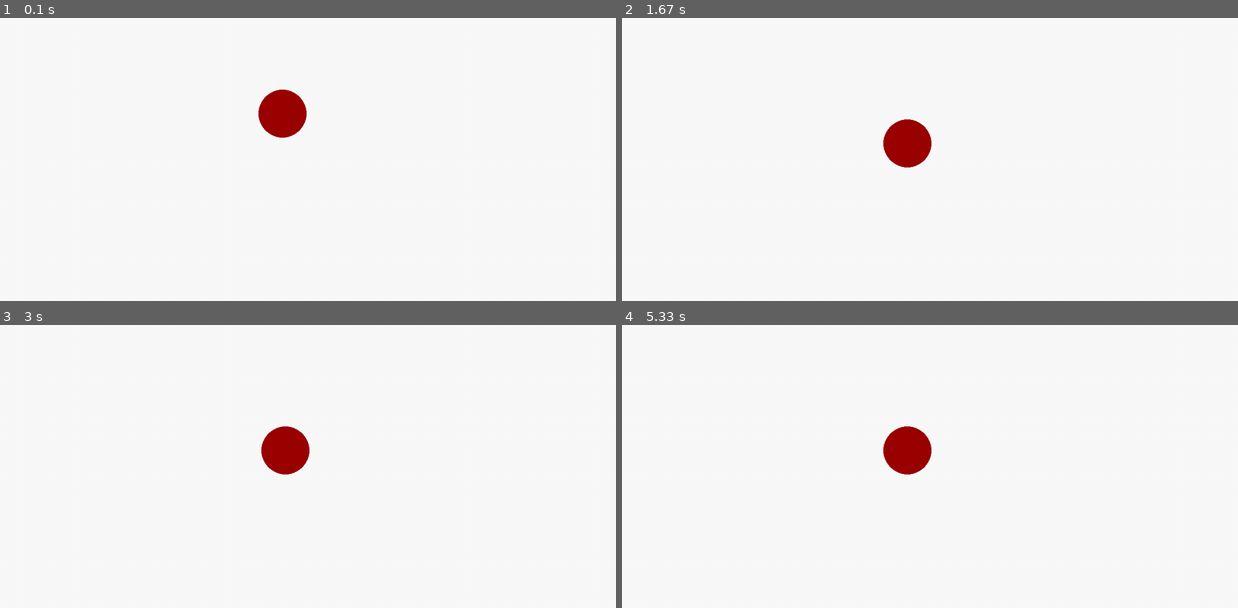
Above: before the commit, frames 1-4 (two rows, left to right).
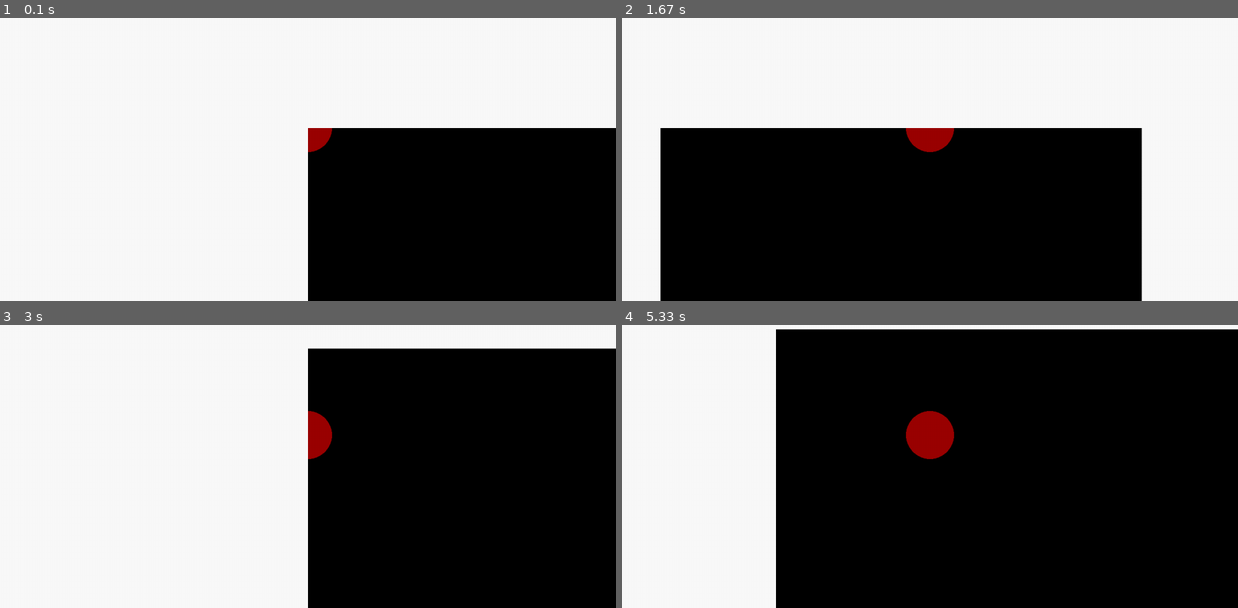
Above: after the commit, the same moments.

Repository: WarriorThirteen/compsci-project
Game: pygame game, started from resources/game.py
Same seed, same stepped clock (60 frames per second), same inputs: the game is played once before the commit and once after it.
Inputs (mouse positions are in pixels of both pictures, inside the frame that each line leads up to):
- Up to frame 1 (0.1 s): no input
- Up to frame 2 (1.67 s): hold D 0.33-0.8 s; move the mouse to (905, 142) at 0.37 s; hold W 0.83-1.13 s; hold D 1.17-1.63 s
- Up to frame 3 (3 s): hold A 1.67-2.2 s; hold S 2.23-2.53 s; hold A 2.57-2.97 s
- Up to frame 4 (5.33 s): hold W 3-3.37 s; hold D 3.4-4.03 s; hold S 4.07-4.43 s; hold A 4.47-4.93 s; hold D from 4.97 s (still down)

The runs differ from the first frame. In frame 1, 32% of the frame differs, in the area x 41-100%, y 25-100%; in frame 2, 48%; in frame 3, 47%; in frame 4, 74%, in the area x 25-100%, y 1-100%.

Commit message:
map with edges

Diff:
--- a/resources/game.py
+++ b/resources/game.py
@@ -3,83 +3,140 @@
 
 
 class cell:
-    def __init__(self, display, pos=(0, 0), colour=(0, 0, 0), starting_mass=50):
+    def __init__(self, world, world_xy, pos=(0, 0), colour=(0, 0, 0), starting_mass=50):
         self.pos = [pos[0], pos[1]]
         self.colour = colour
         self.mass = starting_mass
-        self.display_surface = display
+        self.radius = starting_mass
+        self.world_surface = world
+        self.world_geometry = world_xy
 
         self.speed = 10 # for testing - will be a function later
 
 
     def display(self):
-        pygame.draw.circle(self.display_surface, self.colour, self.pos, self.mass, self.mass)
+        pygame.draw.circle(self.world_surface, self.colour, self.pos, self.radius, self.radius)
 
 
 
 
 
 class player_cell(cell):
-    def __init__(self, *args):
+    def __init__(self, display_xy, *args):
         super().__init__(*args)
         self.d_x = 0
         self.d_y = 0
-        self.mouse_pos = self.pos
+        self.display_geometry = display_xy
+        # self.mouse_pos = self.pos
+        self.camera_pos = [self.pos[0] + (display_xy[0] // 2), self.pos[1] + (display_xy[1] // 2)]
 
 
     def update_direction(self):
-        # current issue is speed decreases with distance from mouse
-        self.mouse_pos = pygame.mouse.get_pos()
+
+        # self.mouse_pos = pygame.mouse.get_pos()
 
 
-        rel_x = self.mouse_pos[0] - self.pos[0]
-        rel_y = self.mouse_pos[1] - self.pos[1]
+        # rel_x = self.mouse_pos[0] - self.pos[0]
+        # rel_y = self.mouse_pos[1] - self.pos[1]
 
-        angle = math.atan2(rel_y, rel_x)
+        # angle = math.atan2(rel_y, rel_x)
 
-        self.d_x = self.speed * math.cos(angle)
-        self.d_y = self.speed * math.sin(angle)
+        # self.d_x = self.speed * math.cos(angle)
+        # self.d_y = self.speed * math.sin(angle)
 
 
-        # print(math.sqrt(rel_x ** 2 + rel_y ** 2))
+        ##  Move with keyboard
+        pressed_keys = pygame.key.get_pressed()
+
+        if pressed_keys[pygame.K_w]:
+            self.camera_pos[1] += self.speed
+            self.pos[1] -= self.speed
+            print("me - ", self.pos)
+
+            print("cam - ", self.camera_pos)
+
+
+        if pressed_keys[pygame.K_a]:
+            self.camera_pos[0] += self.speed
+            self.pos[0] -= self.speed
+
+        if pressed_keys[pygame.K_s]:
+            self.camera_pos[1] -= self.speed
+            self.pos[1] += self.speed
+
+        if pressed_keys[pygame.K_d]:
+            self.camera_pos[0] -= self.speed
+            self.pos[0] += self.speed
+
+
 
 
     def move(self):
         self.update_direction()
 
+        # For Mouse control
+        # self.pos = [self.pos[0] + self.d_x, self.pos[1] + self.d_y]
+        # self.camera_pos = [self.camera_pos[0] - self.d_x, self.camera_pos[1] - self.d_y]
 
-        self.pos = [self.pos[0] + self.d_x, self.pos[1] + self.d_y]
+        # # Prevent wiggling about the cursor caused my over movement
+        # if abs(self.pos[0] - self.mouse_pos[0]) <= abs(self.d_x):
+        #     self.pos[0] = self.mouse_pos[0]
+
+        # if abs(self.pos[1] - self.mouse_pos[1]) <= abs(self.d_y):
+        #     self.pos[1] = self.mouse_pos[1]
 
 
 
-        # Prevent wiggling about the cursor caused my over movement
-        if abs(self.pos[0] - self.mouse_pos[0]) <= abs(self.d_x):
-            self.pos[0] = self.mouse_pos[0]
+        # detect edge collision
+        if (displacement := -self.pos[0]) > 0:
+            self.pos[0] += displacement
+            self.camera_pos[0] -= displacement
+
+        if (displacement := -self.pos[1]) > 0:
+            self.pos[1] += displacement
+            self.camera_pos[1] -= displacement
+
+        if (displacement := self.world_geometry[0] - self.pos[0] ) < 0 :
+            self.pos[0] += displacement
+            self.camera_pos[0] -= displacement
+
+        if (displacement := self.world_geometry[1] - self.pos[1] ) < 0 :
+            self.pos[1] += displacement
+            self.camera_pos[1] -= displacement
 
 
-        if abs(self.pos[1] - self.mouse_pos[1]) <= abs(self.d_y):
-            self.pos[1] = self.mouse_pos[1]
+
+
+    def translate(self, new_pos):
+        '''
+        simple quick translation for testing
+        '''
+        self.pos[0] += new_pos[0]
+        self.pos[1] += new_pos[1]
+        self.camera_pos[0] -= new_pos[0]
+        self.camera_pos[1] -= new_pos[1]
+
+
+
+##  Key Variables
+pygame.init()
+
+DISPLAY_WIDTH = 1280
+DISPLAY_HEIGHT = 720
+DISPLAY_GEOMETRY = (DISPLAY_WIDTH, DISPLAY_HEIGHT)
+UPS = 60    # updates per second
+
+WORLD_WIDTH = 1000
+WORLD_HEIGHT = 1000
+WORLD_GEOMETRY = (WORLD_WIDTH, WORLD_HEIGHT)
 
 
 
 
 
 
-
-
-##  Key Variables
-pygame.init()
-
-SCREEN_WIDTH = 1280
-SCREEN_HEIGHT = 720
-UPS = 60    # updates per second
-SCREEN_GEOMETRY = (SCREEN_WIDTH, SCREEN_HEIGHT)
-
-
-
-
 ##  configure display and pygame settings
-game_display = pygame.display.set_mode(SCREEN_GEOMETRY)
+game_display = pygame.display.set_mode(DISPLAY_GEOMETRY)
 game_display.fill((250, 250, 250))
 
 pygame.display.set_caption("Jario")
@@ -88,16 +145,21 @@
 clock = pygame.time.Clock()
 
 
-# Create stuff
+##  Creating things!
 
 
-PLAYER_CENTRE = (SCREEN_WIDTH // 2, SCREEN_HEIGHT // 2)
+# Create world
+
+game_map = pygame.Surface(WORLD_GEOMETRY)
 
 
+# Create PLayer
+player_colour = (155, 0, 0)
+player_centre = (0, 0) #(- WORLD_WIDTH // 2, - WORLD_HEIGHT // 2)
 
-player_colour = (155, 0, 0)
+player = player_cell(DISPLAY_GEOMETRY, game_map, WORLD_GEOMETRY, player_centre, player_colour)
 
-player = player_cell(game_display, PLAYER_CENTRE, player_colour)
+# player.translate((1000, 100))
 
 
 alive = True
@@ -105,6 +167,7 @@
 while alive:
     # remove previous instances of everything
     game_display.fill((250, 250, 250))
+    game_map.fill((0, 0, 0))
 
     for event in pygame.event.get():
         if event.type == pygame.QUIT:
@@ -124,5 +187,7 @@
     player.display()
 
     # Update screen
+    game_display.blit(game_map, player.camera_pos) # transfer game view to display
     pygame.display.update()
+
     clock.tick(UPS)
